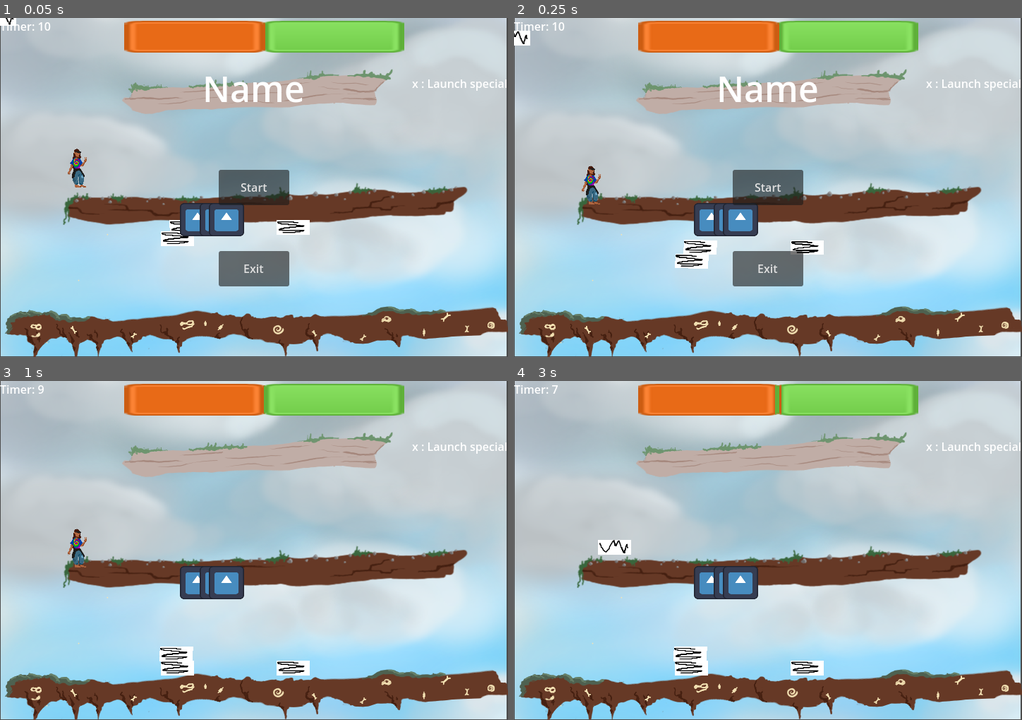
Above: before the commit, frames 1-4 (two rows, left to right).
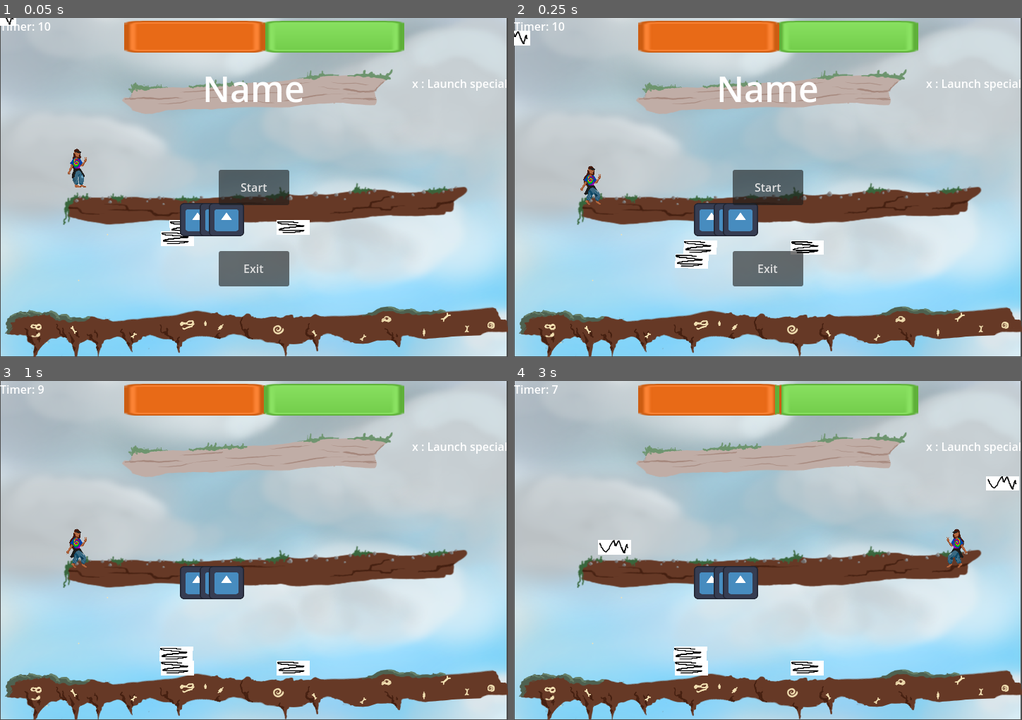
Above: after the commit, the same moments.

Repository: rosinetteStrauss/lvlup_2024
Game: Godot game, scene res://main.tscn
Same seed, same stepped clock (60 frames per second), same inputs: the game is played once before the commit and once after it. The project has no main scene, so this scene is started directly. The engine's default icon, where the game draws it, is replaced by a stand-in: a white triangle on a blue panel in a dark square.
Inputs:
- Up to frame 1 (0.05 s): no input
- Up to frame 2 (0.25 s): no input
- Up to frame 3 (1 s): click "Start" at 0.5 s
- Up to frame 4 (3 s): hold D (jec_right) 1.28-2.78 s; tap Q (jec_land_trap) at 1.35, 2.85 s; tap W (jec_jump) at 1.52, 2.27 s; tap E (jec_shared_trap_activation) at 2.1 s; hold A (jec_left) from 2.78 s (still down)

Frame 1 is identical in both runs. In frame 2, 0.1% of the frame differs, in the area x 13-18%, y 45-56%; in frame 3, 0.1%; in frame 4, 0.5%, in the area x 85-100%, y 28-56%.

Commit message:
Add animation ingame + screen limits

Diff:
--- a/player_manager/player_manager.gd
+++ b/player_manager/player_manager.gd
@@ -1,4 +1,6 @@
 extends CharacterBody2D
+
+var screen_size
 
 @export var active_at_start = true
 var currently_active
@@ -23,6 +25,7 @@
 	current_velocity = Vector2.ZERO
 	current_gravity = gravity
 	currently_active = active_at_start
+	screen_size = get_viewport_rect().size
 	manage_visibility()
 
 func manage_visibility():
@@ -35,22 +38,35 @@
 
 func _process(delta):
 	if jumping:
+		$AnimatedSprite2D.animation = "eco_jump"
 		jumping = false
 	elif is_on_floor():
+		$AnimatedSprite2D.animation = "eco_walk"
 		current_gravity = 0.1
 		current_velocity.y = 0
 	else:
 		current_gravity = gravity
 	current_velocity.x = (current_velocity.x * (1-friction))
 	current_velocity.y += current_gravity
-	position += current_velocity
+	position += current_velocity #* delta
+
+	if current_velocity.length() > 0:
+		$AnimatedSprite2D.play()
+	else:
+		$AnimatedSprite2D.stop()
+
+	# prevent movement exceed screen
+	position = position.clamp(Vector2.ZERO, screen_size)
+
 	move_and_slide()
 
 
 func move(left, right, jump):
 	if left == 1:
+		$AnimatedSprite2D.flip_h = true
 		current_velocity.x -= speed
 	if right == 1:
+		$AnimatedSprite2D.flip_h = false
 		current_velocity.x += speed
 	if jump == 1 and is_on_floor():
 		current_velocity.y -= speed
--- a/player_manager/player_manager.tscn
+++ b/player_manager/player_manager.tscn
@@ -91,6 +91,4 @@
 
 [node name="AnimatedSprite2D" type="AnimatedSprite2D" parent="."]
 sprite_frames = SubResource("SpriteFrames_86hj7")
-animation = &"eco_walk"
-frame = 1
-frame_progress = 0.536719
+animation = &"eco_jump"
